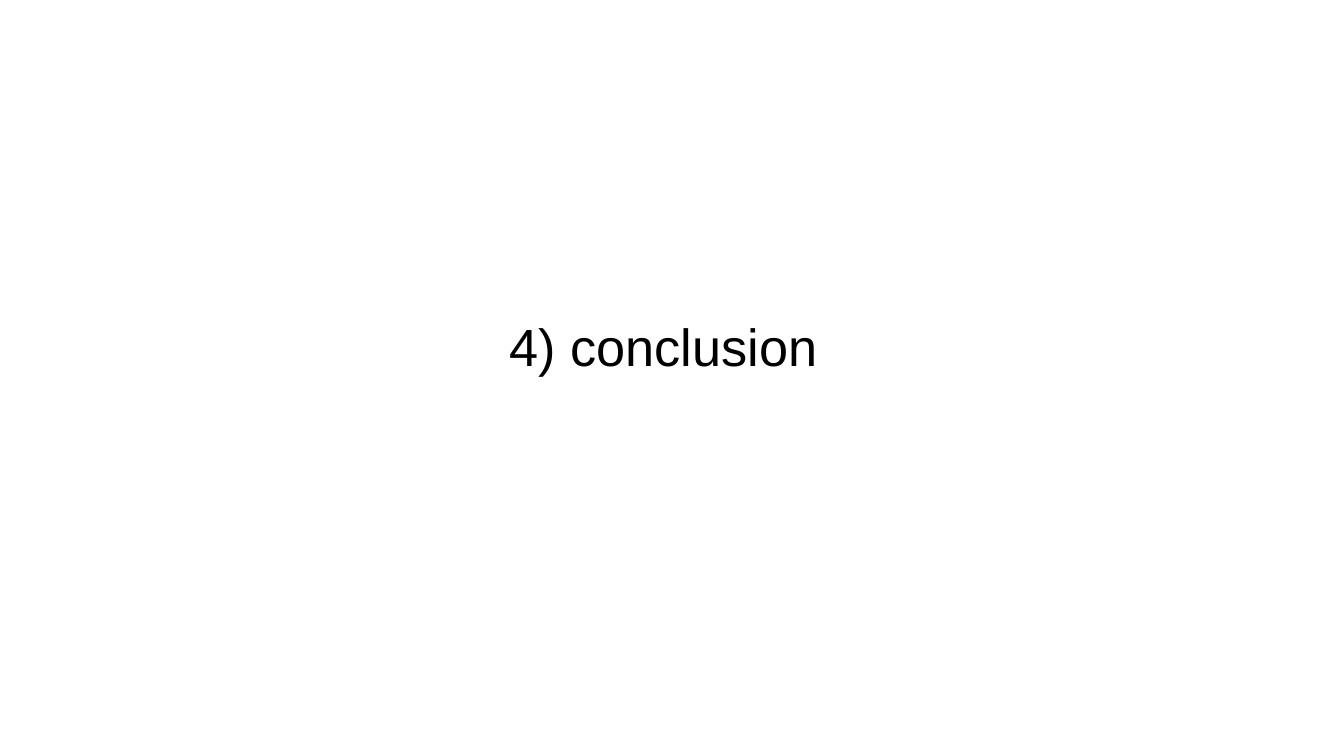
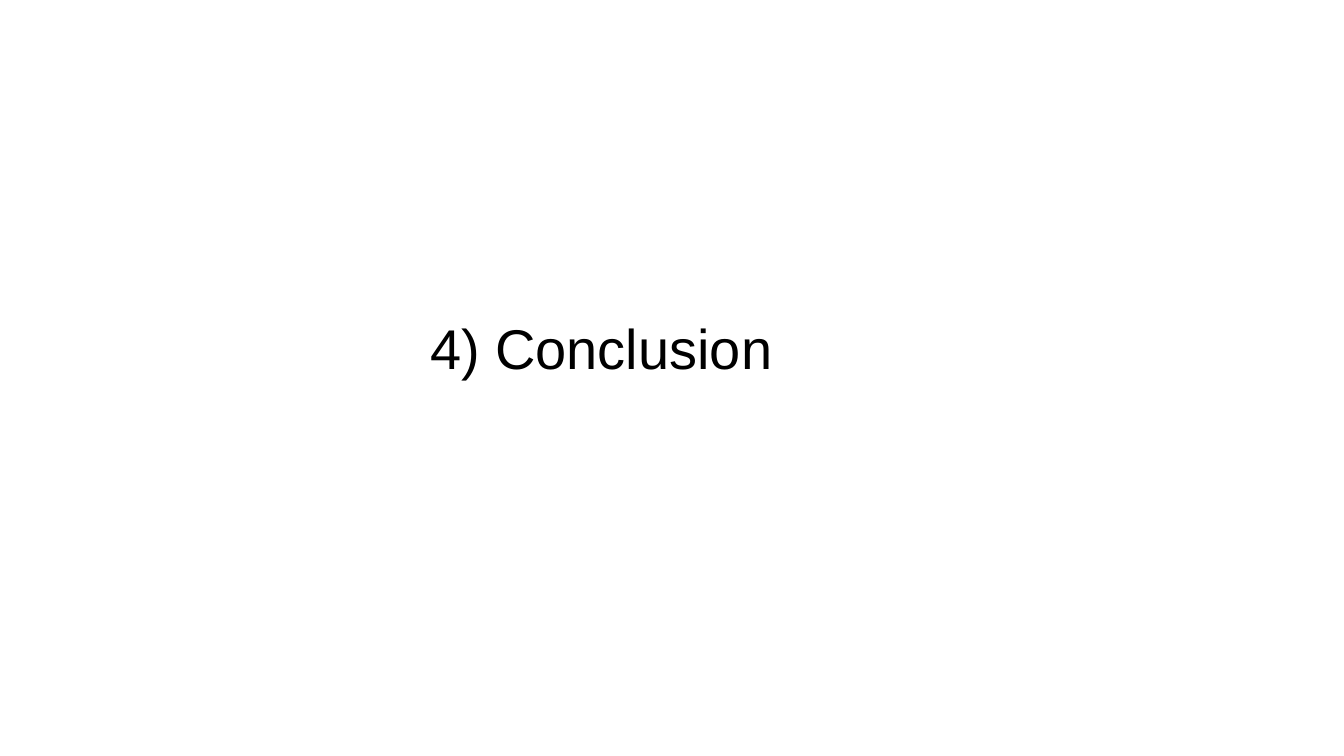
Before and after one commit to Minemega19/DesignPaternDecorator, a slide deck: slide 21 of diapoPrésentation.pptx. Drawn at 1344x756 pixels with LibreOffice and Linux fonts; fonts in the diff are those of the drawing. Boxes give left, top, right and bottom in pixels: in the first picture for what was removed or moved away, otherwise in the second. Text is boxed around its words. In the diff, an @@ line names an element or a change of style, - is before the commit and + after.

```diff
--- a/diapoPrésentation.pptx
+++ b/diapoPrésentation.pptx
@@ title at <box>430,328,772,379</box>: text changed; size 28 to 30 pt @@
-4) conclusion
+4) Conclusion
```
Also in this commit, not shown: 3 other slides changed, 6 other files.
